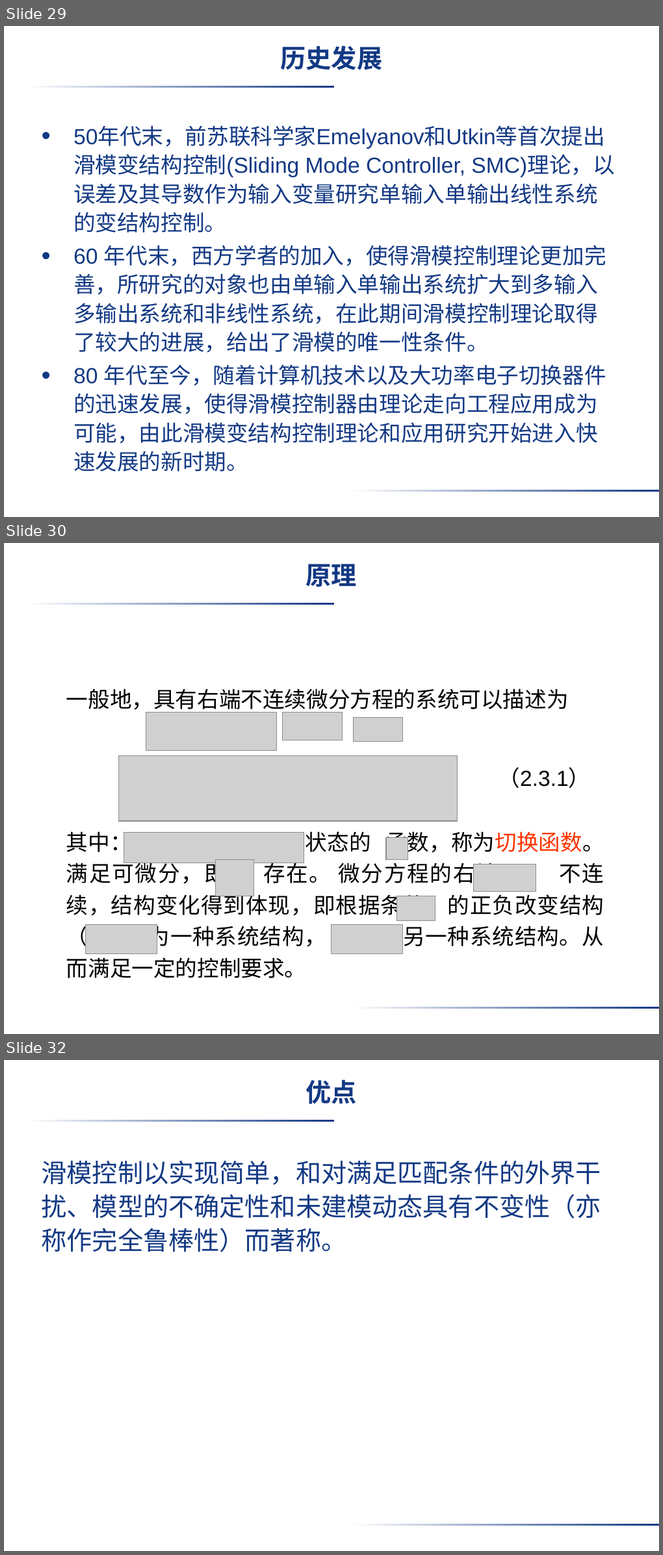
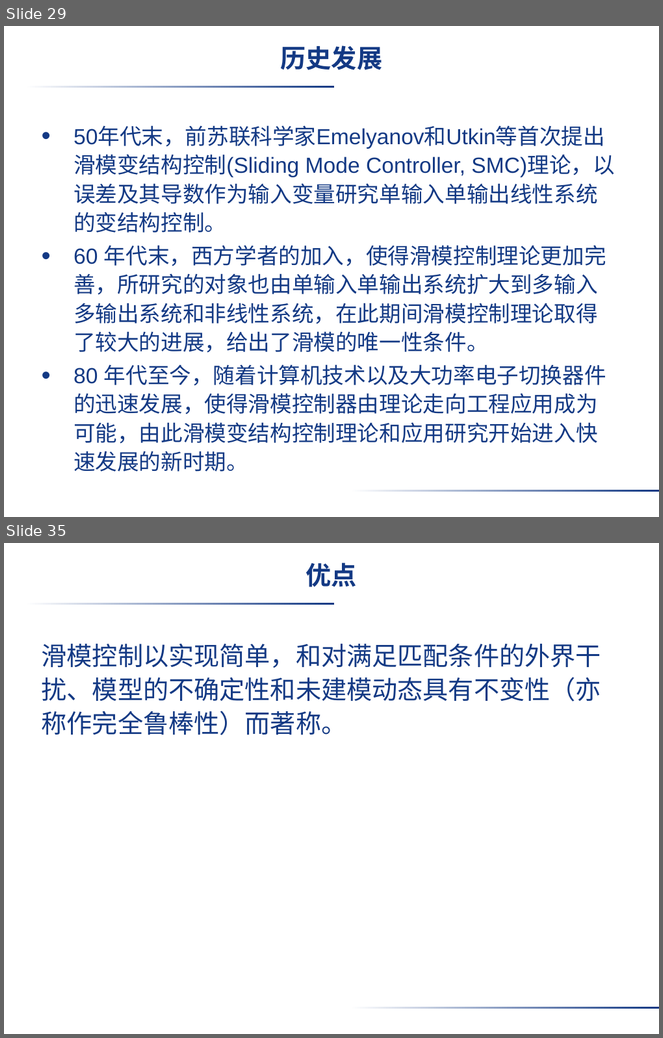
Before and after one commit to liujimu/fuzzy_control_homework, a slide deck: 第一次作业_刘继沐.pptx. Shown one above the other, each under a label of ours: slides 29, 30 and 32 before the commit, slides 29 and 35 after it; the slides between them are not shown. The pictures are 663x1555 and 663x1038 pixels, drawn with LibreOffice and Linux fonts; fonts in the diff are those of the drawing; grey boxes stand for pictures; background and template pictures are left out. Boxes give left, top, right and bottom in pixels: in the first picture for what was removed or moved away, otherwise in the second. Text is boxed around its words. In the diff, an @@ line names an element or a change of style, - is before the commit and + after.

Commit message:
finish ppt

```diff
--- a/第一次作业_刘继沐.pptx
+++ b/第一次作业_刘继沐.pptx
@@ slide 30 removed at (x1=4, y1=543, x2=659, y2=1034), background picture (left out); not listed: 2 template elements that a slide beside it also shows @@
@@ title removed at (x1=306, y1=564, x2=357, y2=587) @@
-原理
@@ text removed at (x1=66, y1=689, x2=605, y2=979) @@
-一般地，具有右端不连续微分方程的系统可以描述为
-其中： 是状态的 函数，称为切换函数。满足可微分，即 存在。 微分方程的右端 不连续，结构变化得到体现，即根据条件 的正负改变结构（ 为一种系统结构， 为另一种系统结构。从而满足一定的控制要求。
@@ picture removed at (x1=146, y1=712, x2=277, y2=751) @@
@@ picture removed at (x1=282, y1=712, x2=343, y2=740) @@
@@ picture removed at (x1=353, y1=718, x2=402, y2=741) @@
@@ picture removed at (x1=118, y1=756, x2=457, y2=821) @@
@@ text removed at (x1=499, y1=767, x2=591, y2=788) @@
-（2.3.1）
@@ picture removed at (x1=124, y1=833, x2=304, y2=863) @@
@@ picture removed at (x1=386, y1=838, x2=408, y2=860) @@
@@ picture removed at (x1=216, y1=860, x2=254, y2=896) @@
@@ picture removed at (x1=474, y1=865, x2=537, y2=891) @@
@@ picture removed at (x1=397, y1=897, x2=435, y2=921) @@
@@ picture removed at (x1=86, y1=925, x2=157, y2=954) @@
@@ picture removed at (x1=332, y1=925, x2=402, y2=954) @@
@@ what was slide 32 is now slide 35 @@
```
Also in this commit, not shown: 1 slide changed, 10 slides added, 1 other slide removed, 1 other file.
